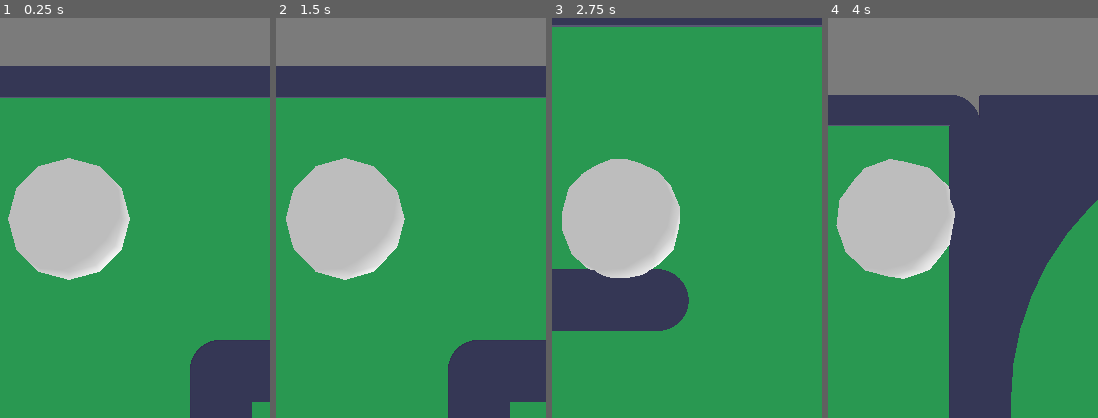
Above: before the commit, frames 1-4 (left to right).
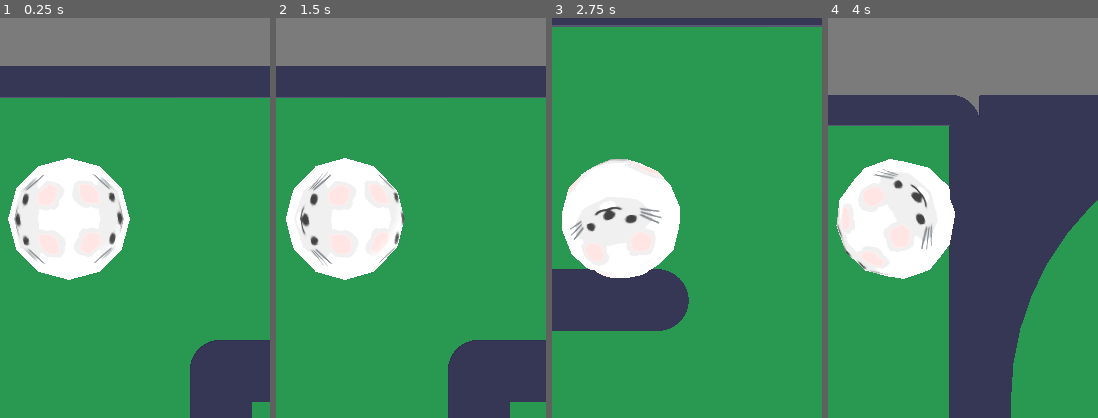
Above: after the commit, the same moments.

Repository: biggestcookie/maze
Game: Godot game, scene res://scenes/gameplay/main.tscn
The game is run twice, just before and just after one commit, with the same random seed, the same clock (stepped at 60 frames per second) and the same inputs.
Inputs (mouse positions are % of the whole screen's width and height, from its top left):
- Up to frame 1 (0.25 s): no input
- Up to frame 2 (1.5 s): click (90, 93) at 0.5 s; tap Enter at 1.25 s; hold D (move_right) from 1.28 s (still down)
- Up to frame 3 (2.75 s): release D (move_right) at 2.03 s; hold S (move_down) from 2.03 s (still down)
- Up to frame 4 (4 s): release S (move_down) at 2.78 s; hold D (move_right) 2.78-3.53 s; hold W (move_up) from 3.53 s (still down)
The pictures show only the part of the screen within x 37-87%, y 25-75%; the shares and areas given below are measured in that part.

The runs differ from the first frame. In frame 1, 9.9% of the frame differs, in the area x 2-49%, y 35-66%; in frame 2, 9.7%; in frame 3, 9.9%, in the area x 3-48%, y 35-65%; in frame 4, 9.8%.

Commit message:
Add win condition and export config

Diff:
--- a/project.godot
+++ b/project.godot
@@ -13,7 +13,10 @@
 config/name="maze"
 run/main_scene="res://scenes/gameplay/main.tscn"
 config/features=PackedStringArray("4.4", "Mobile")
-config/icon="res://icon.svg"
+boot_splash/bg_color=Color(1, 1, 1, 1)
+boot_splash/fullsize=false
+boot_splash/image="uid://byw0bnodcjuc2"
+config/icon="uid://byw0bnodcjuc2"
 
 [debug]
 
--- a/scenes/gameplay/actors/player.tscn
+++ b/scenes/gameplay/actors/player.tscn
@@ -1,11 +1,16 @@
-[gd_scene load_steps=3 format=3 uid="uid://ix8c5xrn6ios"]
+[gd_scene load_steps=5 format=3 uid="uid://ix8c5xrn6ios"]
 
 [ext_resource type="Script" uid="uid://qvi8ib4aj1q5" path="res://scenes/gameplay/actors/player.gd" id="1_phuyj"]
+[ext_resource type="Texture2D" uid="uid://byw0bnodcjuc2" path="res://scenes/gameplay/actors/images.png" id="2_8edrw"]
 
 [sub_resource type="CapsuleShape3D" id="CapsuleShape3D_phuyj"]
 margin = 0.01
 radius = 0.2
 height = 0.4
+
+[sub_resource type="StandardMaterial3D" id="StandardMaterial3D_mkku0"]
+albedo_texture = ExtResource("2_8edrw")
+uv1_scale = Vector3(2, 2, 2)
 
 [node name="Player" type="RigidBody3D"]
 continuous_cd = true
@@ -18,6 +23,7 @@
 
 [node name="CSGSphere3D" type="CSGSphere3D" parent="."]
 radius = 0.2
+material = SubResource("StandardMaterial3D_mkku0")
 
 [node name="RayCast3D" type="RayCast3D" parent="."]
 collide_with_areas = true
--- a/scenes/gameplay/main.gd
+++ b/scenes/gameplay/main.gd
@@ -9,6 +9,6 @@
 	win_area.body_entered.connect(on_win_body_entered)
 
 func on_win_body_entered(_body: Node3D) -> void:
-	player.paused = true
+	player.freeze = true
 	print("WIN!")
 	win_label.visible = true
Not shown, changed: export_presets.cfg
Binary file added: scenes/gameplay/actors/images.png
Not shown, added: scenes/gameplay/actors/images.png.import
Not shown, changed: .gitignore
Not shown, added: build/jades_maze.apk
Not shown, added: build/jades_maze.apk.idsig
